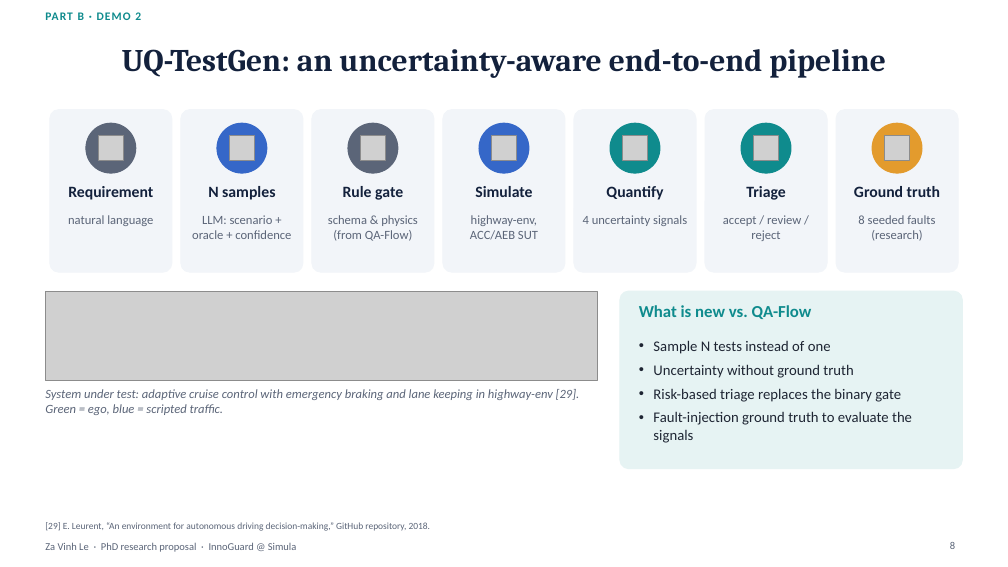
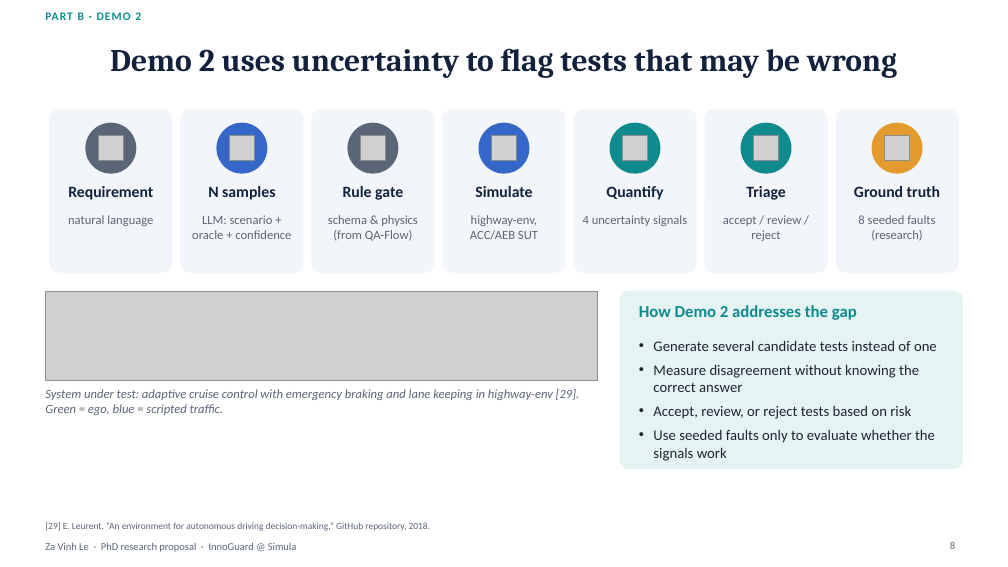
Before and after one commit to zavinhle/uq-testgen, a slide deck: slide 8 of deck/v2.pptx. Drawn at 1008x567 pixels with LibreOffice and Linux fonts; fonts in the diff are those of the drawing; grey boxes stand for pictures. Boxes give left, top, right and bottom in pixels: in the first picture for what was removed or moved away, otherwise in the second. Text is boxed around its words. In the diff, an @@ line names an element or a change of style, - is before the commit and + after.

```diff
--- a/deck/v2.pptx
+++ b/deck/v2.pptx
@@ title at box(110, 48, 897, 78): text changed @@
-UQ-TestGen: an uncertainty-aware end-to-end pipeline
+Demo 2 uses uncertainty to flag tests that may be wrong
@@ text at box(639, 305, 857, 320): text changed @@
-What is new vs. QA-Flow
+How Demo 2 addresses the gap
@@ text at box(653, 340, 937, 461): text changed @@
-• Sample N tests instead of one
-• Uncertainty without ground truth
-• Risk-based triage replaces the binary gate
-• Fault-injection ground truth to evaluate the signals
+• Generate several candidate tests instead of one
+• Measure disagreement without knowing the correct answer
+• Accept, review, or reject tests based on risk
+• Use seeded faults only to evaluate whether the signals work
```
Also in this commit, not shown: 12 other slides changed, 32 other files.
